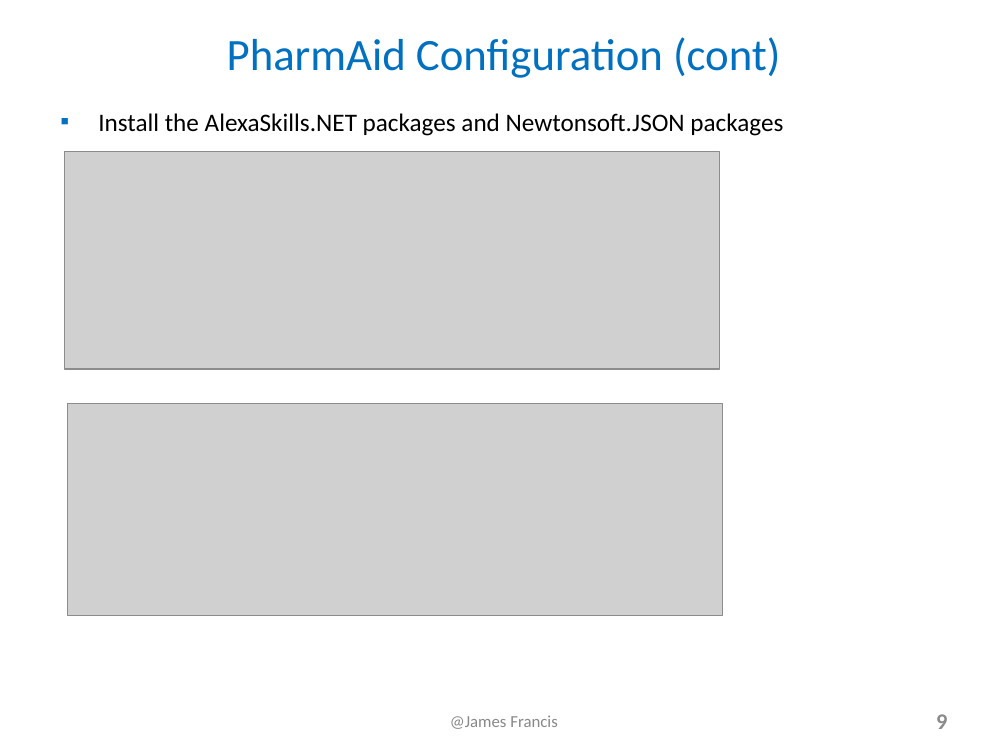
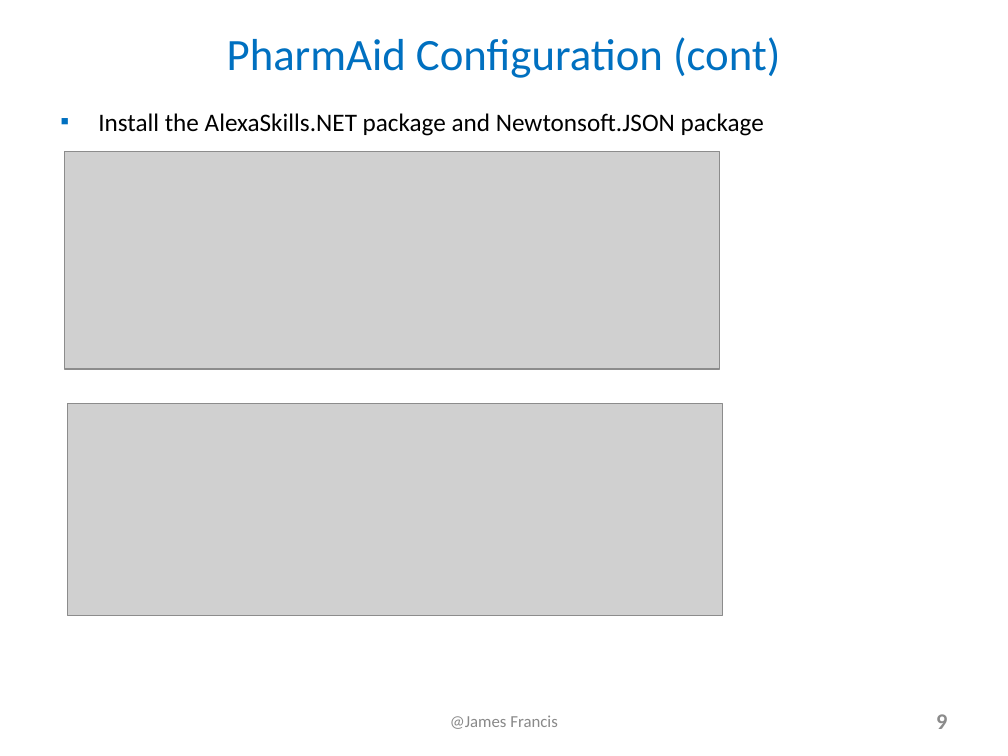
Before and after one commit to james-francis/DeepAzure-FinalProject, a slide deck: slide 9 of Alexa_JamesFrancis_Presentation.pptx. Drawn at 1008x756 pixels with LibreOffice and Linux fonts; fonts in the diff are those of the drawing; grey boxes stand for pictures. Boxes give left, top, right and bottom in pixels: in the first picture for what was removed or moved away, otherwise in the second. Text is boxed around its words. In the diff, an @@ line names an element or a change of style, - is before the commit and + after.

```diff
--- a/Alexa_JamesFrancis_Presentation.pptx
+++ b/Alexa_JamesFrancis_Presentation.pptx
@@ text at [98,113,764,136]: text changed @@
-▪ Install the AlexaSkills.NET packages and Newtonsoft.JSON packages
+▪ Install the AlexaSkills.NET package and Newtonsoft.JSON package
```
Also in this commit, not shown: 10 other slides changed.
